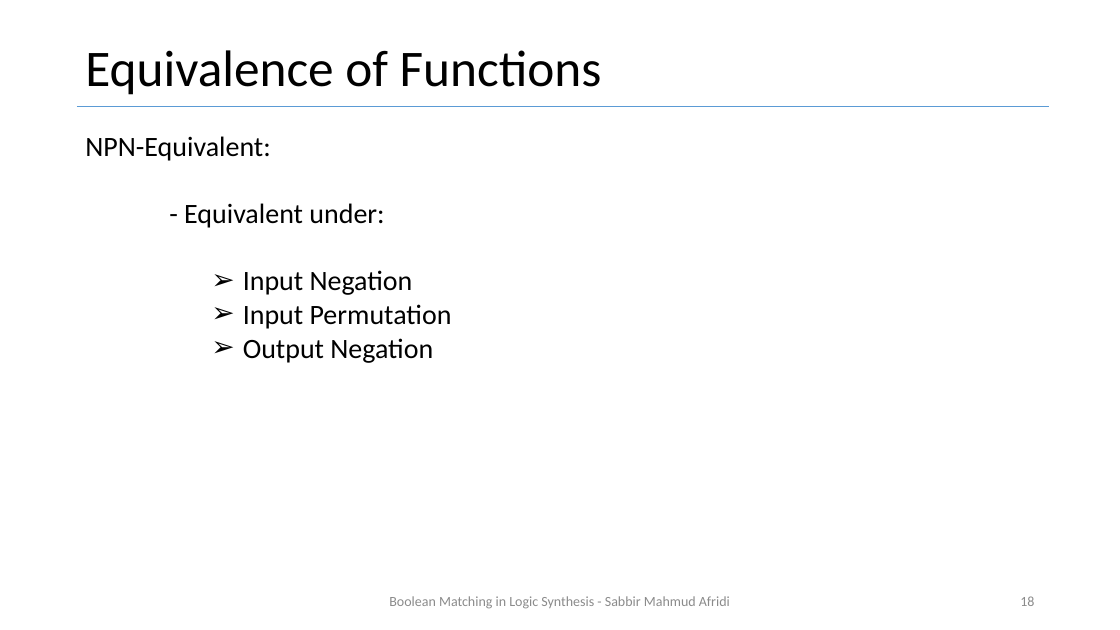
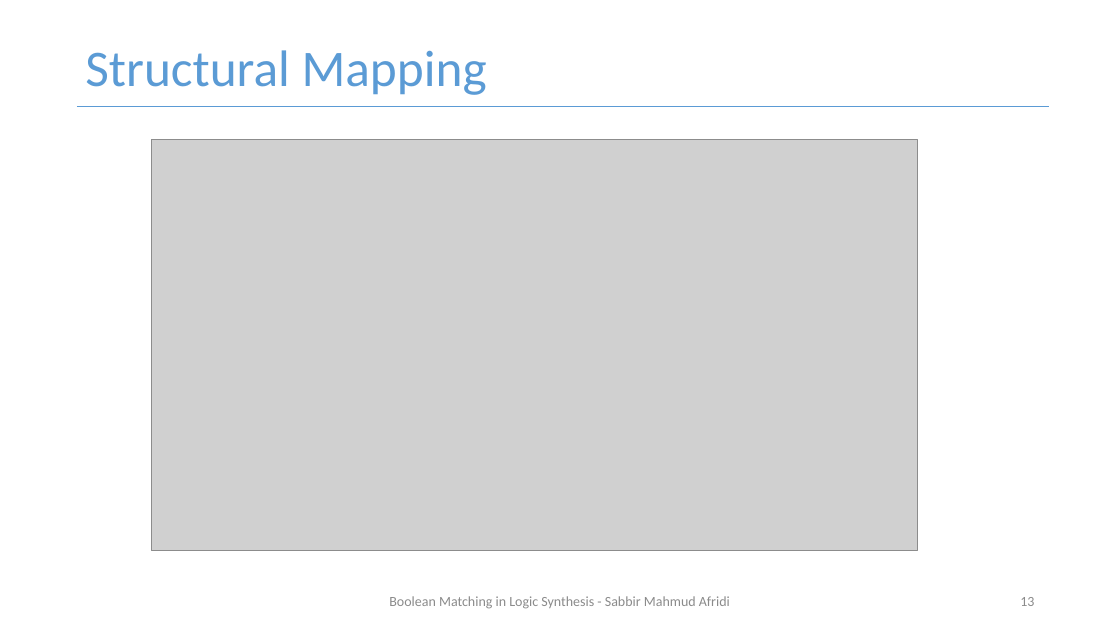
Before and after one commit to smahmuddz/logicSynthesis, a slide deck: slide 13 of Presentation.pptx (slide 18 before the commit). Drawn at 1120x630 pixels with LibreOffice and Linux fonts; fonts in the diff are those of the drawing; grey boxes stand for pictures. Boxes give left, top, right and bottom in pixels: in the first picture for what was removed or moved away, otherwise in the second. Text is boxed around its words. In the diff, an @@ line names an element or a change of style, - is before the commit and + after.

```diff
--- a/Presentation.pptx
+++ b/Presentation.pptx
@@ title at [85,50,487,95]: text changed; text colour #000000 to #5B9BD5 @@
-Equivalence of Functions
+Structural Mapping
@@ text removed at [85,136,452,363] @@
-NPN-Equivalent:
-- Equivalent under:
-      ➢ Input Negation
-      ➢ Input Permutation
-      ➢ Output Negation
@@ picture added at [151,139,917,551] @@
@@ page number at [1020,597,1034,606]: text changed @@
-18
+13
```
Also in this commit, not shown: 29 other slides changed, 2 slides added.
